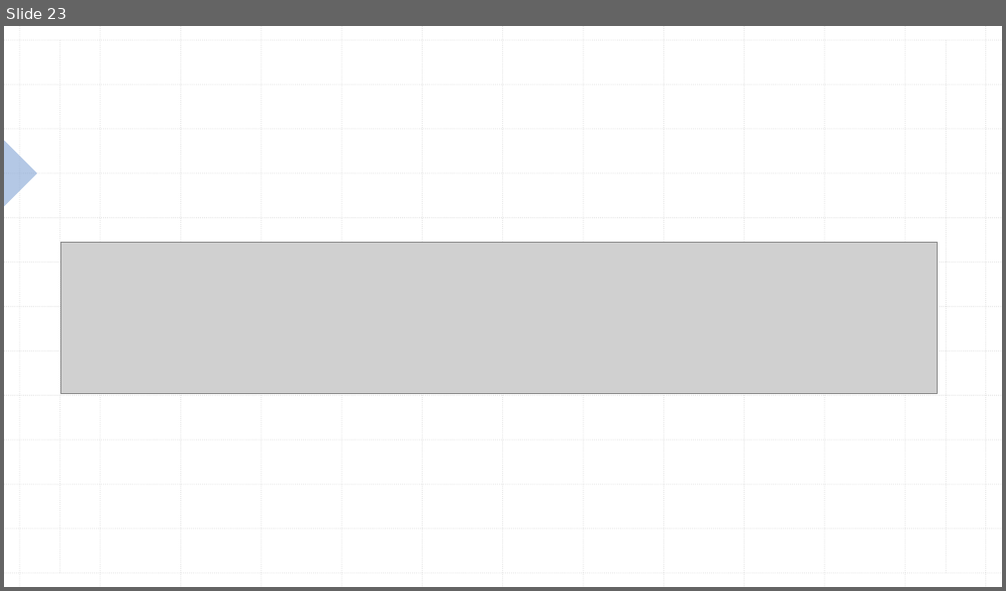
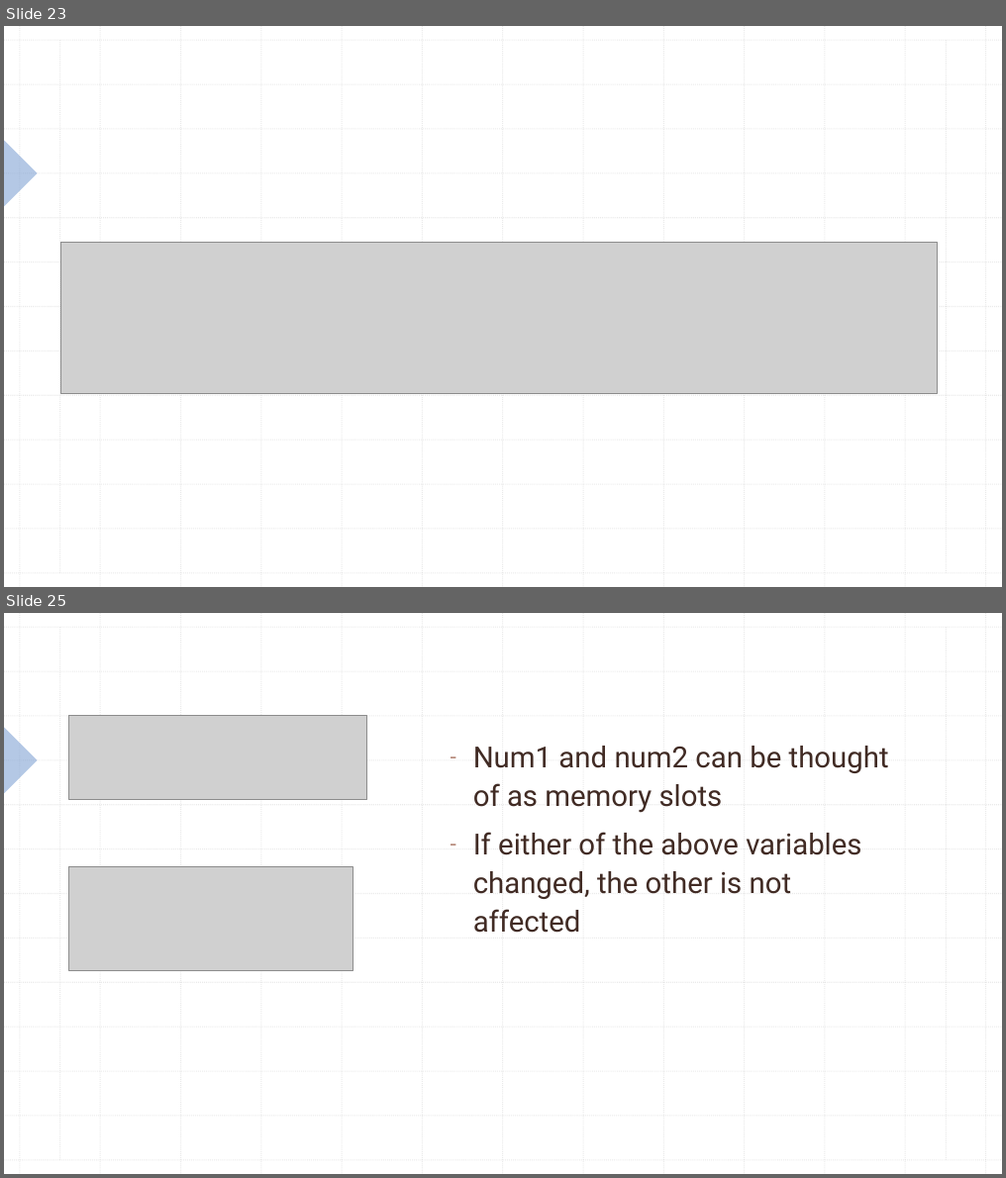
Before and after one commit to KarinaSang/Teaching, a slide deck: AP Java/Week3/Week3.pptx. Shown one above the other, each under a label of ours: slide 23 before the commit, slides 23 and 25 after it; the slides between them are not shown. The pictures are 1006x591 and 1006x1178 pixels, drawn with LibreOffice and Linux fonts; fonts in the diff are those of the drawing; grey boxes stand for pictures. Boxes give left, top, right and bottom in pixels: in the first picture for what was removed or moved away, otherwise in the second. Text is boxed around its words. In the diff, an @@ line names an element or a change of style, - is before the commit and + after.

```diff
--- a/AP Java/Week3/Week3.pptx
+++ b/AP Java/Week3/Week3.pptx
@@ slide 25 added at box(4, 613, 1002, 1174), background #FFFFFF; not listed: 29 template elements that a slide beside it also shows @@
@@ picture added at box(69, 716, 366, 799) @@
@@ text added at box(473, 746, 889, 933), 28 pt, text #412B24 @@
+– Num1 and num2 can be thought of as memory slots
+– If either of the above variables changed, the other is not affected
@@ picture added at box(69, 866, 352, 971) @@
```
Also in this commit, not shown: 24 other slides added, 8 slides removed, 11 other files.
